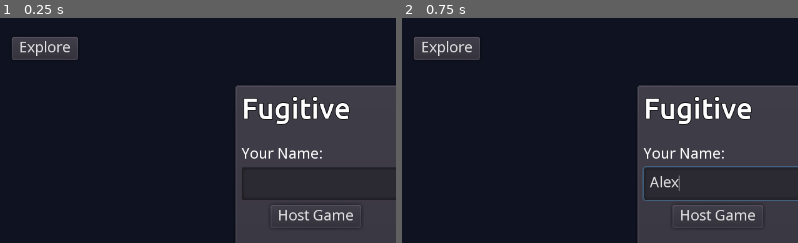
Above: before the commit, frames 1-2 (left to right).
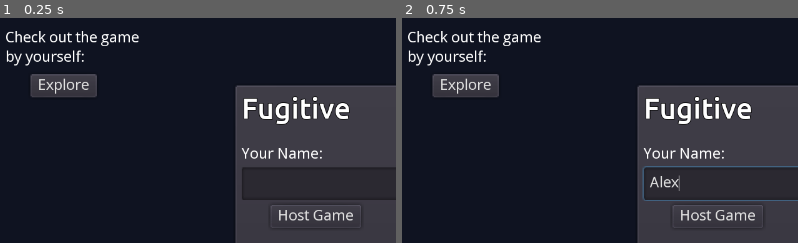
Above: after the commit, the same moments.

Repository: FugitiveTheGame/Fugitive
Game: Godot game, scene res://screens/mainmenu/MainMenu.tscn
The game is run twice, just before and just after one commit, with the same random seed, the same clock (stepped at 60 frames per second) and the same inputs.
Inputs (mouse positions are % of the whole screen's width and height, from its top left):
- Up to frame 1 (0.25 s): no input
- Up to frame 2 (0.75 s): click (50, 37) at 0.52 s; type "Alex" at 0.6 s
The pictures show only the part of the screen within x 0-50%, y 0-50%; the shares and areas given below are measured in that part.

The runs differ from the first frame. In frame 1, 4.0% of the frame differs, in the area x 1-36%, y 5-36%; in frame 2, 4.0%.

Commit message:
A little work on Explore mode

Diff:
--- a/maps/map_01/Map_01_dev.tscn
+++ b/maps/map_01/Map_01_dev.tscn
@@ -5,7 +5,7 @@
 [ext_resource path="res://actors/seeker/Seeker.tscn" type="PackedScene" id=3]
 [ext_resource path="res://actors/hider/Hider.tscn" type="PackedScene" id=4]
 
-[node name="base" index="0" instance=ExtResource( 1 )]
+[node name="base" instance=ExtResource( 1 )]
 script = ExtResource( 2 )
 
 [node name="Seeker00" parent="players" index="1" instance=ExtResource( 3 )]
@@ -23,8 +23,5 @@
 [node name="GameStartTimer" parent="." index="5"]
 wait_time = 0.5
 
-[node name="TextureRect" parent="UiLayer/PlayerHud/VBoxContainer/StaminaContainer/HBoxContainer" index="0"]
-margin_bottom = 49.0
-
-[node name="StaminaBar" parent="UiLayer/PlayerHud/VBoxContainer/StaminaContainer/HBoxContainer" index="1"]
-margin_bottom = 49.0
+[node name="GracePeriodTimer" parent="." index="6"]
+wait_time = 0.5
--- a/screens/mainmenu/MainMenu.tscn
+++ b/screens/mainmenu/MainMenu.tscn
@@ -244,11 +244,22 @@
 }
 
 [node name="ExploreButton" type="Button" parent="."]
-margin_left = 30.3252
-margin_top = 30.3252
-margin_right = 88.3252
-margin_bottom = 50.3252
+margin_left = 60.0
+margin_top = 90.0
+margin_right = 166.0
+margin_bottom = 127.0
 text = "Explore"
+__meta__ = {
+"_edit_use_anchors_": false
+}
+
+[node name="ExploreLabel" type="Label" parent="."]
+margin_left = 20.0
+margin_top = 20.0
+margin_right = 234.0
+margin_bottom = 76.0
+text = "Check out the game
+by yourself:"
 __meta__ = {
 "_edit_use_anchors_": false
 }
